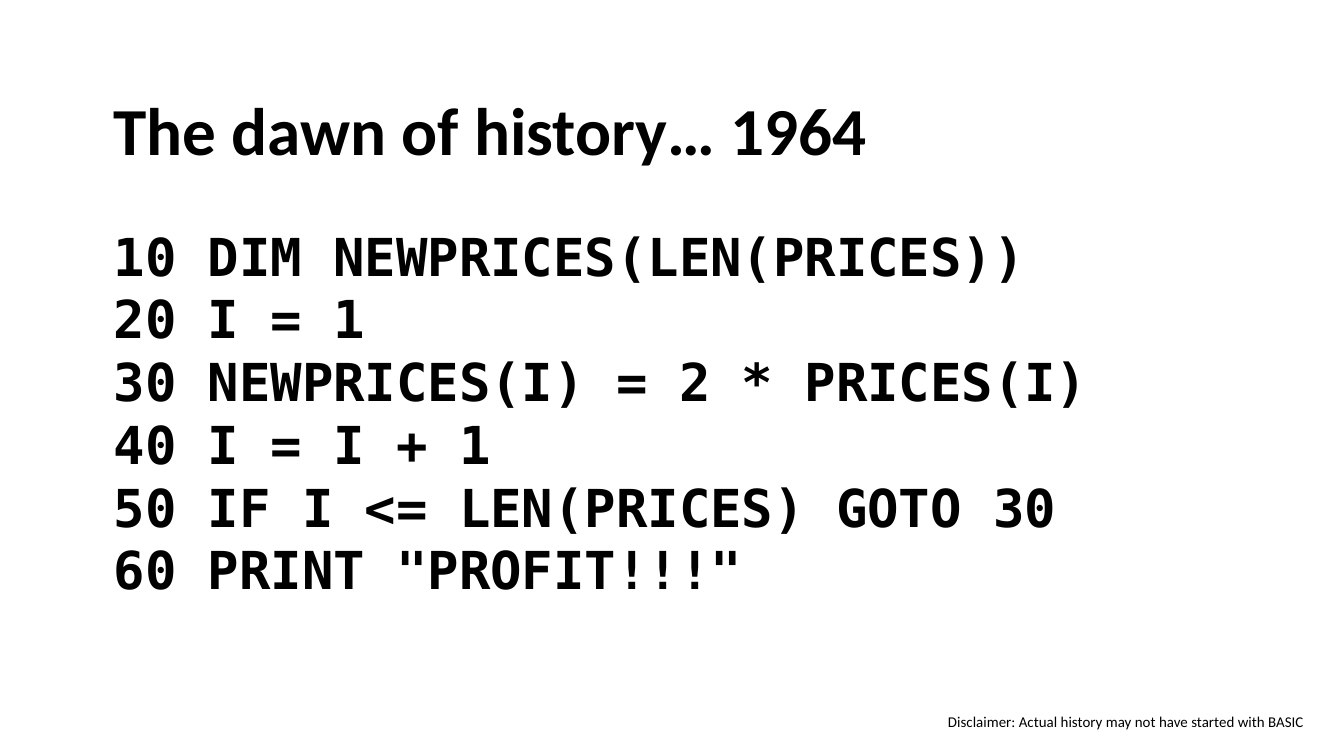
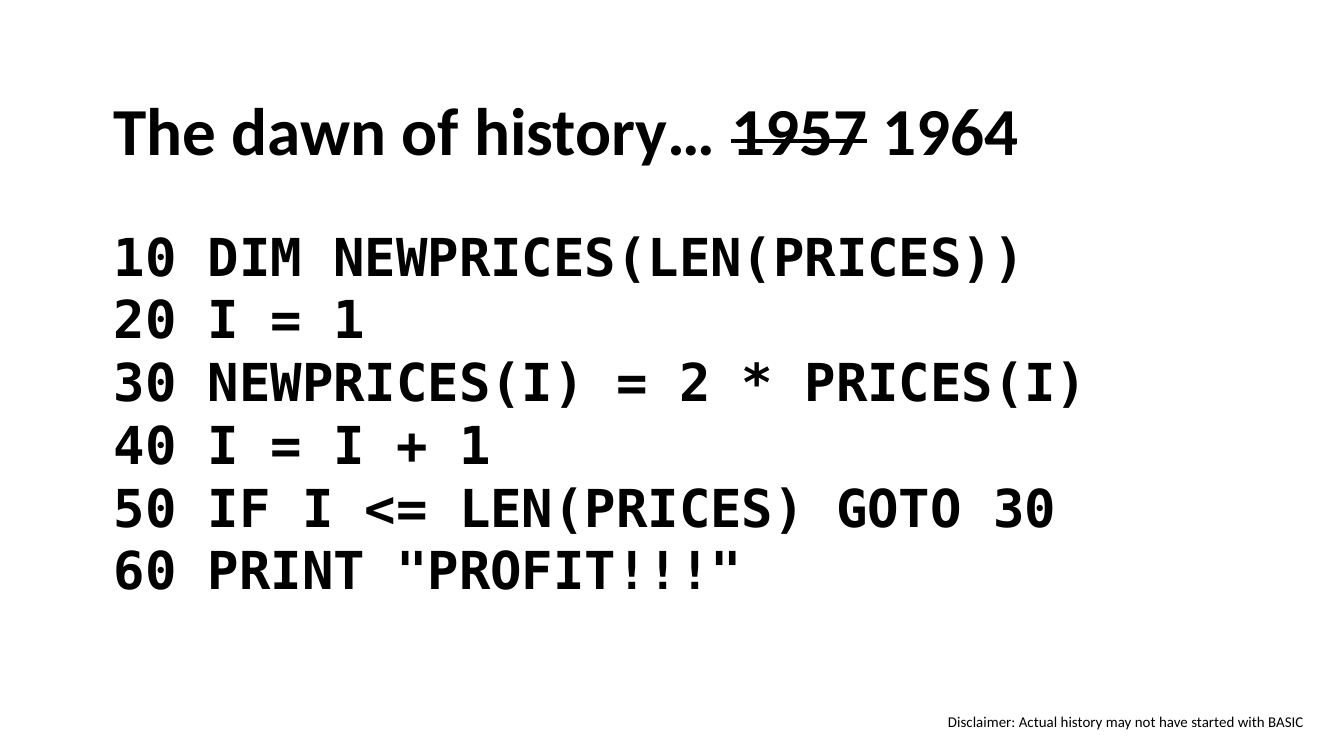
Before and after one commit to itowlson/zygo, a slide deck: slide 11 of How I learned to stop worrying and love the zygohistomorphic prepromorphism.pptx (slide 10 before the commit). Drawn at 1344x756 pixels with LibreOffice and Linux fonts; fonts in the diff are those of the drawing. Boxes give left, top, right and bottom in pixels: in the first picture for what was removed or moved away, otherwise in the second. Text is boxed around its words. In the diff, an @@ line names an element or a change of style, - is before the commit and + after.

Commit message:
Changed dawn of history

```diff
--- a/How I learned to stop worrying and love the zygohistomorphic prepromorphism.pptx
+++ b/How I learned to stop worrying and love the zygohistomorphic prepromorphism.pptx
@@ text at [114,108,1018,166]: text changed @@
-The dawn of history… 1964
+The dawn of history… 1957 1964
```
Also in this commit, not shown: 1 slide added.
